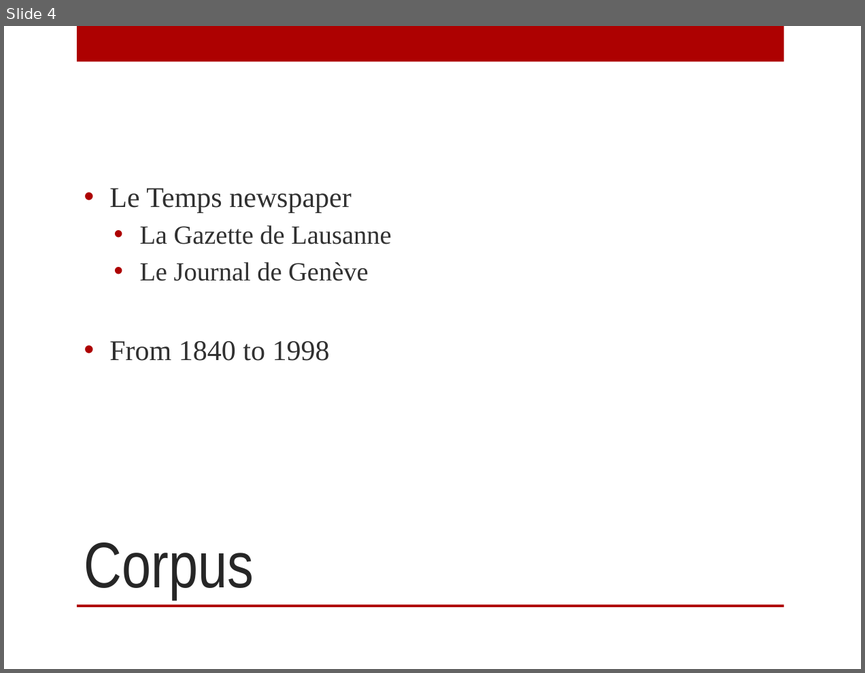
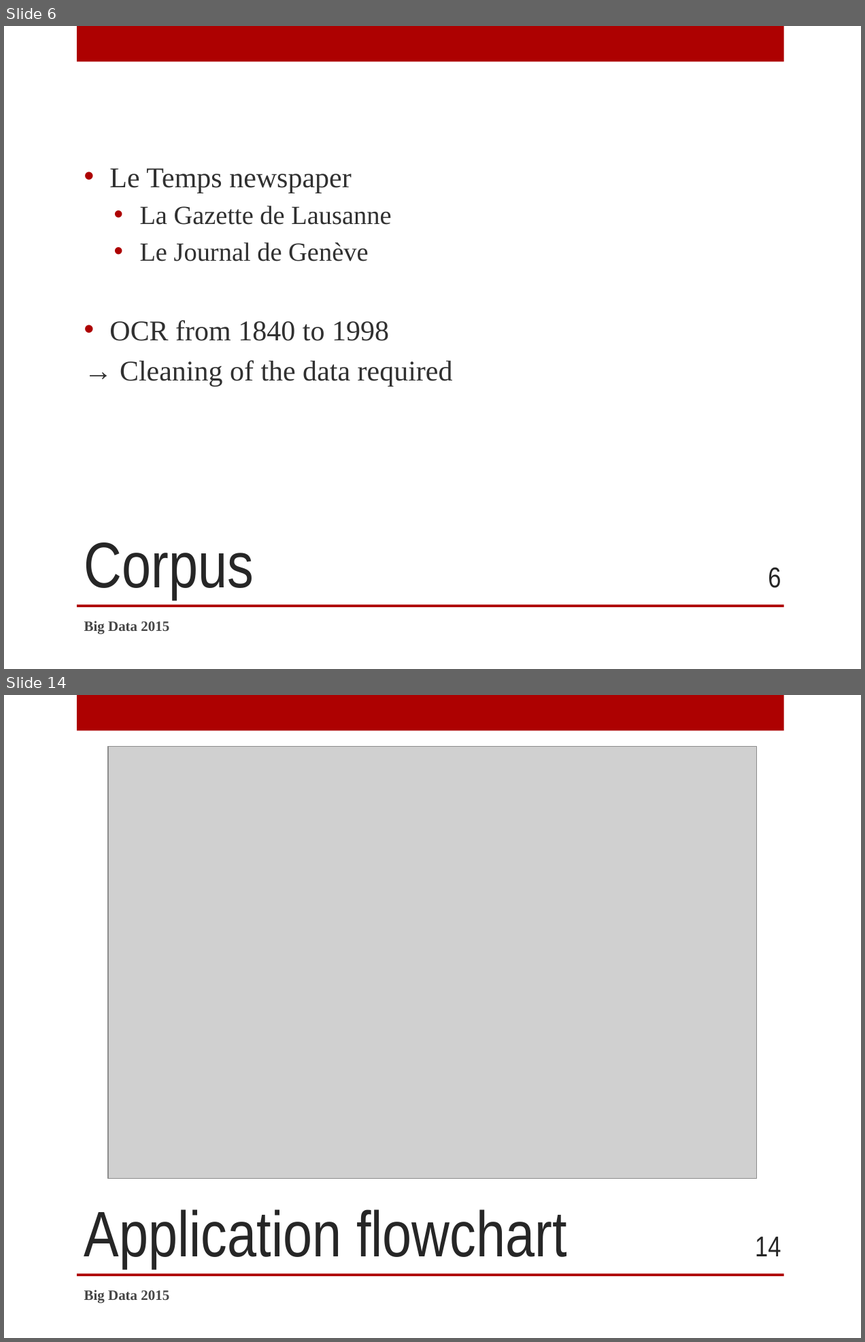
Before and after one commit to SidneyBovet/smargn, a slide deck: presentation/smargn-presentation.pptx. Shown one above the other, each under a label of ours: slide 4 before the commit, slides 6 and 14 after it; the slides between them are not shown. The pictures are 865x673 and 865x1342 pixels, drawn with LibreOffice and Linux fonts; fonts in the diff are those of the drawing; grey boxes stand for pictures; background and template pictures are left out. Boxes give left, top, right and bottom in pixels: in the first picture for what was removed or moved away, otherwise in the second. Text is boxed around its words. In the diff, an @@ line names an element or a change of style, - is before the commit and + after.

```diff
--- a/presentation/smargn-presentation.pptx
+++ b/presentation/smargn-presentation.pptx
@@ slide 14 added at <box>4,695,861,1338</box>, background picture (left out); not listed: 2 template elements that a slide beside it also shows @@
@@ picture added at <box>107,747,756,1178</box> @@
@@ title added at <box>84,1209,567,1268</box>, 54 pt, text #262626 @@
+Application flowchart
@@ page number added at <box>755,1236,781,1256</box>, 24 pt, text #262626 @@
+14
@@ text added at <box>84,1289,169,1302</box>, 12 pt, text #454545, bold @@
+Big Data 2015
@@ what was slide 4 is now slide 6 @@
@@ slide 6 changed as well @@
@@ text at <box>109,320,453,386</box>: text changed @@
-• From 1840 to 1998
+• OCR from 1840 to 1998
+→ Cleaning of the data required
@@ page number added at <box>768,567,781,588</box>, 24 pt, text #262626 @@
+6
@@ text added at <box>84,620,169,633</box>, 12 pt, text #454545, bold @@
+Big Data 2015
```
Also in this commit, not shown: 3 other slides changed, 10 other slides added, 2 slides removed, 9 other files.
